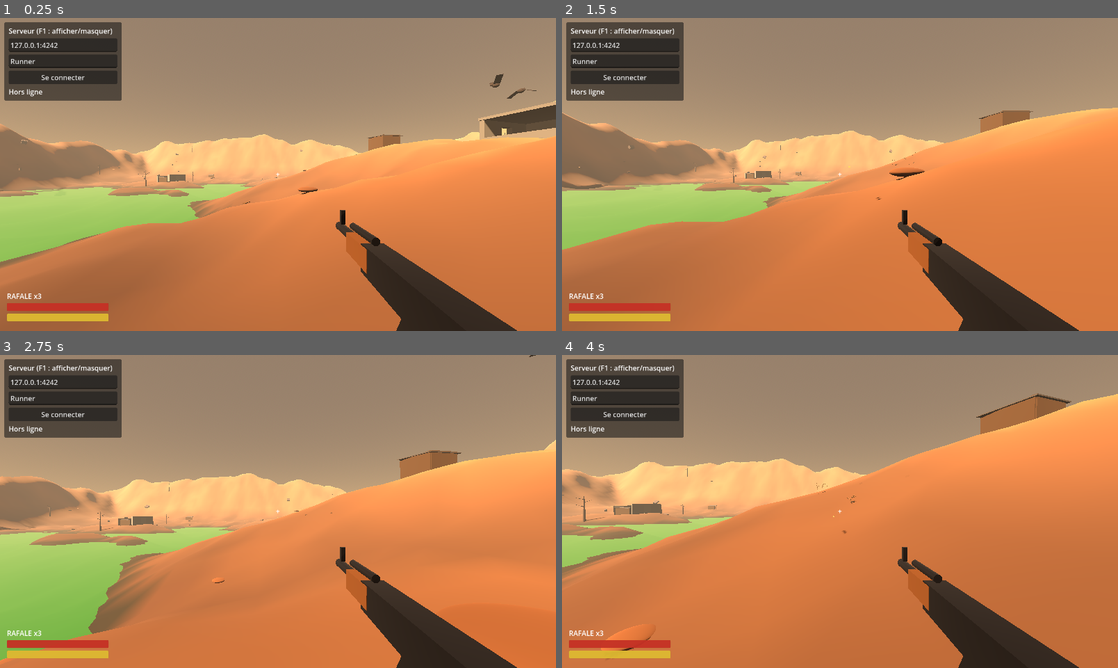
Above: before the commit, frames 1-4 (two rows, left to right).
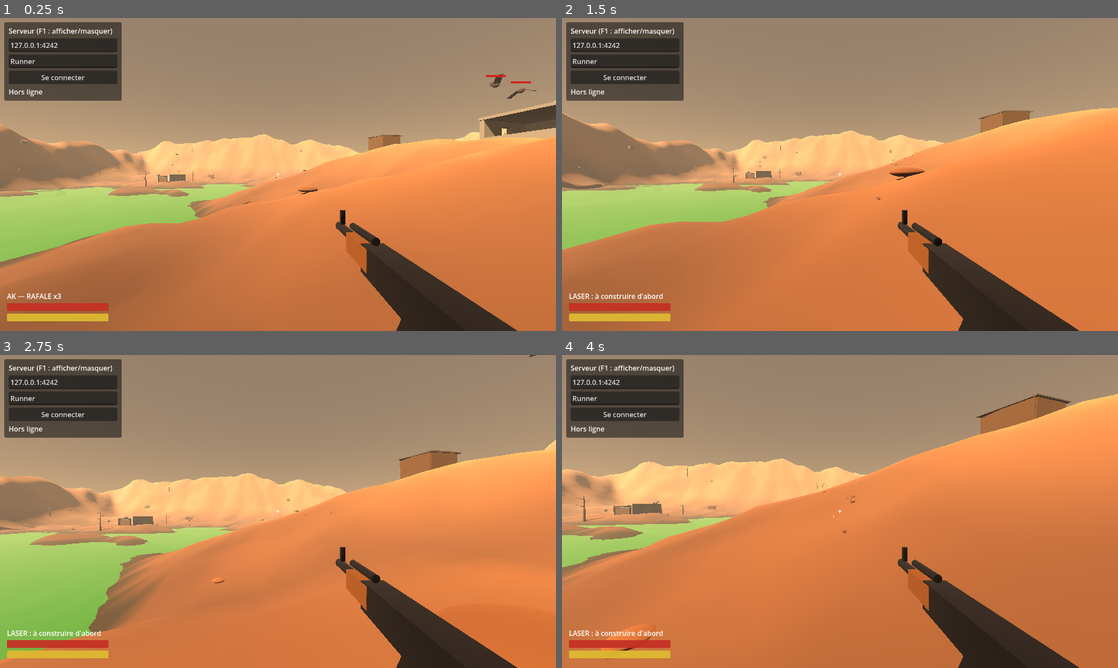
Above: after the commit, the same moments.

Repository: MauryLoic/Terminal_City
Game: Godot game, scene res://scenes/main.tscn
Same seed, same stepped clock (60 frames per second), same inputs: the game is played once before the commit and once after it.
Inputs (mouse positions are in pixels of both pictures, inside the frame that each line leads up to):
- Up to frame 1 (0.25 s): no input
- Up to frame 2 (1.5 s): tap Enter at 0.5 s; move the mouse to (867, 174) at 0.52 s; hold W from 0.53 s (still down); tap 1 at 0.6 s; click (867, 174) at 0.67 s; tap Space at 0.77, 1.07 s; tap 2 at 0.8, 1.35 s; move the mouse to (812, 174) at 1.27 s; click (812, 174) at 1.42 s
- Up to frame 3 (2.75 s): keep holding W; tap Space at 1.52, 1.82 s; tap 1 at 1.55, 2.1 s; move the mouse to (289, 505) at 2.02 s; click (289, 505) at 2.17 s; tap 2 at 2.3 s
- Up to frame 4 (4 s): keep holding W; move the mouse to (834, 517) at 2.77 s; tap 2 at 2.85, 3.8 s; click (834, 517) at 2.92 s; tap Space at 3.02, 3.32, 3.77 s; tap 1 at 3.05 s; move the mouse to (878, 514) at 3.52 s; tap E at 3.6 s; click (878, 514) at 3.67 s

The runs differ from the first frame. In frame 1, 0.2% of the frame differs, in the area x 1-96%, y 18-90%; in frame 2, 0.2%, in the area x 1-19%, y 88-90%; in frame 3, 0.2%; in frame 4, 0.2%.

Commit message:
feat: pistolet laser craftable, loot au sol, barres de vie des mobs
- Construction : le pistolet laser artisanal remplace l'AK (slots 0-5)
- Armes : touches 1/2 pour AK <-> laser ; rayon rouge persistant 3 s
  avec cooldown, dégâts x3 modulés par le lock, son de rayon synthétisé
- Objets jetés : posés au sol, re-ramassables, despawn 30 s
- Corps des mobs : 60 s au sol (5 s après loot)
- Barres de vie flottantes au-dessus des chauves-souris
- Refactor : résolveur d'impacts partagé (hit_effects.gd)

Diff:
--- a/scenes/player.tscn
+++ b/scenes/player.tscn
@@ -1,9 +1,11 @@
-[gd_scene load_steps=9 format=3]
+[gd_scene load_steps=11 format=3]
 
 [ext_resource type="Script" path="res://scripts/player.gd" id="1_player"]
 [ext_resource type="PackedScene" path="res://scenes/ak47.tscn" id="2_ak"]
 [ext_resource type="PackedScene" path="res://scenes/private_eye.tscn" id="3_monk"]
 [ext_resource type="Script" path="res://scripts/target_reticle.gd" id="4_reticle"]
+[ext_resource type="Script" path="res://scripts/laser_pistol.gd" id="5_laser"]
+[ext_resource type="Script" path="res://scripts/mob_health_bars.gd" id="6_mobbars"]
 
 [sub_resource type="CapsuleShape3D" id="CapsuleShape3D_body"]
 radius = 0.35
@@ -48,6 +50,11 @@
 
 [node name="Gun" parent="Camera3D" instance=ExtResource("2_ak")]
 transform = Transform3D(1, 0, 0, 0, 1, 0, 0, 0, 1, 0.25, -0.22, -0.35)
+
+[node name="LaserGun" type="Node3D" parent="Camera3D"]
+transform = Transform3D(1, 0, 0, 0, 1, 0, 0, 0, 1, 0.22, -0.2, -0.4)
+visible = false
+script = ExtResource("5_laser")
 
 [node name="SpringArm3D" type="SpringArm3D" parent="Camera3D"]
 transform = Transform3D(1, 0, 0, 0, 1, 0, 0, 0, 1, 0.4, 0.3, 0)
@@ -112,4 +119,10 @@
 offset_top = -92.0
 offset_right = 250.0
 offset_bottom = -70.0
-text = "RAFALE x3"
+text = "AK — RAFALE x3"
+
+[node name="MobBars" type="Control" parent="HUD"]
+anchor_right = 1.0
+anchor_bottom = 1.0
+mouse_filter = 2
+script = ExtResource("6_mobbars")
--- a/scripts/bat.gd
+++ b/scripts/bat.gd
@@ -33,6 +33,7 @@
 	add_to_group("bat")
 	set_meta("mat", "flesh")
 	set_meta("hp", 5.0)
+	set_meta("hp_max", 5.0)
 	set_meta("debris_color", Color(0.25, 0.18, 0.16))
 	set_meta("debris_count", 8)
 	set_meta("debris_size", 0.1)
--- a/scripts/bullet.gd
+++ b/scripts/bullet.gd
@@ -3,8 +3,7 @@
 ## (le raycast a déjà déterminé la cible), puis déclenche l'effet d'impact.
 
 const SPEED := 70.0
-const ImpactScript := preload("res://scripts/impact.gd")
-const DebrisScript := preload("res://scripts/debris.gd")
+const HitEffects := preload("res://scripts/hit_effects.gd")
 
 var damage := 1.0   # dégâts de cette balle (réduits sans lock de visée)
 
@@ -62,48 +61,12 @@
 
 
 func _on_arrive() -> void:
-	# Impact réel uniquement si le raycast avait touché quelque chose
+	# Impact réel uniquement si le raycast avait touché quelque chose.
+	# L'objet visé a pu être détruit pendant le vol de la balle : une
+	# référence libérée ne passe pas le contrôle de type de resolve(),
+	# on la remplace donc par null AVANT l'appel.
 	if _normal != Vector3.ZERO:
-		var mat_type := "dirt"
-		if is_instance_valid(_collider):
-			# Matériau de l'objet (défini par world_gen) -> visuel d'impact
-			if _collider.has_meta("mat"):
-				mat_type = _collider.get_meta("mat")
-			# Poussée physique : la vitesse résultante dépend de la masse
-			if _collider is RigidBody3D:
-				_collider.apply_central_impulse(_impulse)
-			# Dégâts : les objets avec des PV finissent par être détruits
-			if _collider.has_meta("hp"):
-				if _collider.has_method("on_hit"):
-					_collider.on_hit()
-				var hp: float = _collider.get_meta("hp") - damage
-				if hp <= 0.0:
-					_destroy(_collider)
-				else:
-					_collider.set_meta("hp", hp)
-
-		var impact := ImpactScript.new()
-		impact.setup(_target, _normal, mat_type)
-		# Attacher l'impact au corps touché pour que la marque suive les objets
-		var parent: Node = get_tree().current_scene
-		if is_instance_valid(_collider) and _collider is Node3D \
-				and not _collider.is_queued_for_deletion():
-			parent = _collider
-		parent.add_child(impact)
+		if not is_instance_valid(_collider):
+			_collider = null
+		HitEffects.resolve(self, _collider, _target, _normal, damage, _impulse)
 	queue_free()
-
-
-## Destruction : gerbe de fragments de la couleur de l'objet, puis
-## suppression de l'objet.
-func _destroy(obj: Node3D) -> void:
-	var debris := DebrisScript.new()
-	debris.color = obj.get_meta("debris_color", Color(0.5, 0.4, 0.3))
-	debris.count = int(obj.get_meta("debris_count", 8))
-	debris.piece_size = float(obj.get_meta("debris_size", 0.15))
-	debris.position = obj.global_position
-	get_tree().current_scene.add_child(debris)
-	Sfx.play_explosion(obj.global_position)
-	# Hook pour les objets à logique de mort (loot, signal de respawn...)
-	if obj.has_method("on_destroyed"):
-		obj.on_destroyed()
-	obj.queue_free()
--- a/scripts/corpse.gd
+++ b/scripts/corpse.gd
@@ -14,7 +14,7 @@
 	["junk", 20],
 ]
 const LOOT_RANGE := 2.6
-const LIFE_UNLOOTED := 15.0
+const LIFE_UNLOOTED := 60.0
 const LIFE_AFTER_LOOT := 5.0
 
 var loot := {}
--- a/scripts/craft_ui.gd
+++ b/scripts/craft_ui.gd
@@ -7,7 +7,7 @@
 
 const RECIPES := [
 	{
-		"nom": "AK-47 artisanale",
+		"nom": "Pistolet laser artisanal",
 		"compos": {"compo_canon": 1, "compo_mecanisme": 1, "compo_chassis": 1},
 		"chance": 0.65,
 		"type": "arme",
@@ -104,8 +104,8 @@
 		match r.type:
 			"arme":
 				var slots := _weighted(SLOT_WEIGHTS)
-				Inventory.add_item("ak_slots_%d" % slots)
-				result_label.text = "Réussite ! AK-47 artisanale [%d slot%s]" \
+				Inventory.add_item("laser_slots_%d" % slots)
+				result_label.text = "Réussite ! Pistolet laser [%d slot%s] — touche 2 pour l'équiper" \
 						% [slots, "s" if slots > 1 else ""]
 			"soin":
 				var roll := randf()
--- /dev/null
+++ b/scripts/dropped_item.gd
@@ -0,0 +1,61 @@
+extends Area3D
+## Objet jeté de l'inventaire : posé au sol devant le joueur, il reste
+## 30 secondes puis disparaît. Re-ramassable en marchant dessus, après
+## un court délai (sinon on le reprendrait instantanément en le jetant).
+
+const LIFETIME := 30.0
+const PICKUP_DELAY := 1.5
+
+var item_id := "junk"
+
+var _t := 0.0
+var _base_y := 0.0
+
+
+func _ready() -> void:
+	var world := get_tree().current_scene.get_node_or_null("World")
+	if world:
+		global_position.y = world.get_height(global_position.x, global_position.z) + 0.4
+	_base_y = global_position.y
+
+	var cs := CollisionShape3D.new()
+	var sp := SphereShape3D.new()
+	sp.radius = 0.6
+	cs.shape = sp
+	add_child(cs)
+
+	var mi := MeshInstance3D.new()
+	var bm := BoxMesh.new()
+	bm.size = Vector3(0.24, 0.18, 0.24)
+	var mat := StandardMaterial3D.new()
+	mat.albedo_color = Color(0.55, 0.5, 0.4)
+	bm.material = mat
+	mi.mesh = bm
+	add_child(mi)
+
+	# Nom de l'objet flottant au-dessus (récupéré depuis l'inventaire)
+	var label := Label3D.new()
+	var inv := get_tree().get_first_node_in_group("inventory_ui")
+	label.text = str(inv._item_def(item_id).get("short", item_id)) if inv else item_id
+	label.billboard = BaseMaterial3D.BILLBOARD_ENABLED
+	label.font_size = 32
+	label.outline_size = 8
+	label.position.y = 0.55
+	add_child(label)
+
+	body_entered.connect(_on_body)
+	get_tree().create_timer(LIFETIME).timeout.connect(queue_free)
+
+
+func _process(delta: float) -> void:
+	_t += delta
+	rotation.y += delta * 1.5
+	global_position.y = _base_y + sin(_t * 2.0) * 0.06 + 0.08
+
+
+func _on_body(body: Node3D) -> void:
+	if _t < PICKUP_DELAY:
+		return
+	if body.is_in_group("player"):
+		Inventory.add_item(item_id)
+		queue_free()
--- /dev/null
+++ b/scripts/hit_effects.gd
@@ -0,0 +1,49 @@
+extends Object
+## Résolution commune des impacts d'armes (balles ET rayons laser) :
+## matériau -> visuel d'impact, poussée physique, dégâts, destruction.
+## Utilisé par bullet.gd et laser_beam.gd pour ne pas dupliquer la logique.
+
+const ImpactScript := preload("res://scripts/impact.gd")
+const DebrisScript := preload("res://scripts/debris.gd")
+
+
+static func resolve(ctx: Node, collider: Object, point: Vector3, normal: Vector3, damage: float, impulse: Vector3) -> void:
+	# Un objet queue_free() reste "valide" jusqu'à la fin de la frame :
+	# sans ce test, deux balles d'une même rafale peuvent détruire deux
+	# fois le même objet (double corps, double signal de respawn...).
+	var alive := is_instance_valid(collider) \
+			and not (collider is Node and collider.is_queued_for_deletion())
+	var mat_type := "dirt"
+	if alive:
+		if collider.has_meta("mat"):
+			mat_type = collider.get_meta("mat")
+		if collider is RigidBody3D:
+			collider.apply_central_impulse(impulse)
+		if collider.has_meta("hp"):
+			if collider.has_method("on_hit"):
+				collider.on_hit()
+			var hp: float = collider.get_meta("hp") - damage
+			if hp <= 0.0:
+				_destroy_object(ctx, collider)
+			else:
+				collider.set_meta("hp", hp)
+
+	var impact := ImpactScript.new()
+	impact.setup(point, normal, mat_type)
+	var parent: Node = ctx.get_tree().current_scene
+	if alive and collider is Node3D and not collider.is_queued_for_deletion():
+		parent = collider
+	parent.add_child(impact)
+
+
+static func _destroy_object(ctx: Node, obj: Node3D) -> void:
+	var debris := DebrisScript.new()
+	debris.color = obj.get_meta("debris_color", Color(0.5, 0.4, 0.3))
+	debris.count = int(obj.get_meta("debris_count", 8))
+	debris.piece_size = float(obj.get_meta("debris_size", 0.15))
+	debris.position = obj.global_position
+	ctx.get_tree().current_scene.add_child(debris)
+	Sfx.play_explosion(obj.global_position)
+	if obj.has_method("on_destroyed"):
+		obj.on_destroyed()
+	obj.queue_free()
--- a/scripts/inventory_ui.gd
+++ b/scripts/inventory_ui.gd
@@ -16,6 +16,8 @@
 	"medkit_moyen": {"short": "Soin M", "label": "Trousse de soin M (+40 PV)", "heal": 40.0},
 	"medkit_grand": {"short": "Soin L", "label": "Trousse de soin L (+60 PV)", "heal": 60.0},
 }
+
+const DroppedItemScript := preload("res://scripts/dropped_item.gd")
 
 @onready var grid: GridContainer = $Center/Panel/VBox/Grid
 
@@ -52,6 +54,12 @@
 			"short": "AK [%d]" % n,
 			"label": "AK-47 artisanale — %d slot%s d'amélioration" % [n, "s" if n > 1 else ""],
 		}
+	if id.begins_with("laser_slots_"):
+		var n := int(id.trim_prefix("laser_slots_"))
+		return {
+			"short": "Laser [%d]" % n,
+			"label": "Pistolet laser artisanal — %d slot%s d'amélioration (touche 2 pour l'équiper)" % [n, "s" if n > 1 else ""],
+		}
 	return {"short": id, "label": id}
 
 
@@ -84,13 +92,26 @@
 			player.heal(d.heal)
 
 
-## Clic droit : jeter une unité de l'objet (junk ou autre).
+## Clic droit : jeter une unité de l'objet — elle apparaît au sol devant
+## le joueur, reste 30 s (re-ramassable) puis disparaît.
 func _on_slot_gui_input(event: InputEvent, i: int) -> void:
 	if event is InputEventMouseButton and event.pressed \
 			and event.button_index == MOUSE_BUTTON_RIGHT:
 		var ids := Inventory.items.keys()
-		if i < ids.size():
-			Inventory.remove_item(ids[i])
+		if i < ids.size() and Inventory.remove_item(ids[i]):
+			_spawn_drop(ids[i])
+
+
+func _spawn_drop(id: String) -> void:
+	var player := get_tree().get_first_node_in_group("player")
+	if player == null:
+		return
+	var drop := Area3D.new()
+	drop.set_script(DroppedItemScript)
+	drop.item_id = id
+	drop.position = player.global_position \
+			- player.global_transform.basis.z * 1.3 + Vector3(0, 0.5, 0)
+	get_tree().current_scene.add_child(drop)
 
 
 func _on_craft_pressed() -> void:
--- /dev/null
+++ b/scripts/laser_beam.gd
@@ -0,0 +1,67 @@
+extends Node3D
+## Rayon laser : dégâts instantanés à l'impact (hitscan), puis le rayon
+## rouge lumineux reste visible 3 secondes en s'évanouissant — on ne
+## peut retirer qu'une fois le rayon dissipé (cooldown géré par player.gd).
+
+const HitEffects := preload("res://scripts/hit_effects.gd")
+const DURATION := 3.0
+
+var damage := 3.0
+
+var _from: Vector3
+var _to: Vector3
+var _normal := Vector3.ZERO
+var _collider: Object = null
+
+
+func setup(from: Vector3, to: Vector3, normal: Vector3, collider: Object, dmg: float) -> void:
+	_from = from
+	_to = to
+	_normal = normal
+	_collider = collider
+	damage = dmg
+
+
+func _ready() -> void:
+	# Dégâts immédiats : le rayon est instantané, seul le visuel persiste
+	if _normal != Vector3.ZERO:
+		if not is_instance_valid(_collider):
+			_collider = null
+		var dir := (_to - _from).normalized()
+		HitEffects.resolve(self, _collider, _to, _normal, damage, dir * 6.0)
+
+	# Visuel : cylindre rouge émissif tendu du canon au point d'impact
+	var dist := _from.distance_to(_to)
+	var mesh := MeshInstance3D.new()
+	var cyl := CylinderMesh.new()
+	cyl.top_radius = 0.02
+	cyl.bottom_radius = 0.02
+	cyl.height = dist
+	var mat := StandardMaterial3D.new()
+	mat.albedo_color = Color(1.0, 0.15, 0.1, 0.9)
+	mat.transparency = BaseMaterial3D.TRANSPARENCY_ALPHA
+	mat.emission_enabled = true
+	mat.emission = Color(1.0, 0.1, 0.05)
+	mat.emission_energy_multiplier = 3.0
+	mat.shading_mode = BaseMaterial3D.SHADING_MODE_UNSHADED
+	cyl.material = mat
+	mesh.mesh = cyl
+	add_child(mesh)
+
+	global_position = (_from + _to) * 0.5
+	global_transform.basis = _basis_y((_to - _from).normalized())
+
+	# Fondu progressif sur toute la durée, puis disparition
+	var tw := create_tween()
+	tw.tween_property(mat, "albedo_color:a", 0.0, DURATION)
+	tw.parallel().tween_property(mat, "emission_energy_multiplier", 0.0, DURATION)
+	get_tree().create_timer(DURATION).timeout.connect(queue_free)
+
+
+func _basis_y(y_dir: Vector3) -> Basis:
+	var helper := Vector3.FORWARD
+	if absf(y_dir.dot(helper)) > 0.9:
+		helper = Vector3.RIGHT
+	var x := y_dir.cross(helper).normalized()
+	var z := x.cross(y_dir)
+	return Basis(x, y_dir, z)
--- /dev/null
+++ b/scripts/laser_pistol.gd
@@ -0,0 +1,62 @@
+extends Node3D
+## Pistolet laser artisanal (viewmodel) : corps compact métallique,
+## canon fin, émetteur rouge lumineux au bout. Canon vers -Z.
+## Un Marker3D "Muzzle" marque la sortie du rayon.
+
+
+func _ready() -> void:
+	var metal := StandardMaterial3D.new()
+	metal.albedo_color = Color(0.28, 0.29, 0.32)
+	metal.roughness = 0.4
+	metal.metallic = 0.6
+	var dark := StandardMaterial3D.new()
+	dark.albedo_color = Color(0.1, 0.1, 0.12)
+	var glow := StandardMaterial3D.new()
+	glow.albedo_color = Color(1.0, 0.2, 0.12)
+	glow.emission_enabled = true
+	glow.emission = Color(1.0, 0.12, 0.06)
+	glow.emission_energy_multiplier = 2.0
+	glow.shading_mode = BaseMaterial3D.SHADING_MODE_UNSHADED
+
+	_box(metal, Vector3(0.06, 0.08, 0.24), Vector3(0, 0, -0.06))                       # corps
+	_box(dark, Vector3(0.04, 0.1, 0.05), Vector3(0, -0.08, 0.03), Vector3(0.3, 0, 0))  # poignée
+	_cyl(metal, 0.016, 0.18, Vector3(0, 0.01, -0.27))                                  # canon
+	_box(metal, Vector3(0.05, 0.02, 0.1), Vector3(0, 0.055, -0.1))                     # rail
+
+	var tip := MeshInstance3D.new()                                                    # émetteur
+	var sm := SphereMesh.new()
+	sm.radius = 0.02
+	sm.height = 0.04
+	sm.material = glow
+	tip.mesh = sm
+	tip.position = Vector3(0, 0.01, -0.37)
+	add_child(tip)
+
+	var m := Marker3D.new()
+	m.name = "Muzzle"
+	m.position = Vector3(0, 0.01, -0.38)
+	add_child(m)
+
+
+func _box(mat: StandardMaterial3D, size: Vector3, pos: Vector3, rot := Vector3.ZERO) -> void:
+	var mi := MeshInstance3D.new()
+	var mesh := BoxMesh.new()
+	mesh.size = size
+	mesh.material = mat
+	mi.mesh = mesh
+	mi.position = pos
+	mi.rotation = rot
+	add_child(mi)
+
+
+func _cyl(mat: StandardMaterial3D, r: float, h: float, pos: Vector3) -> void:
+	var mi := MeshInstance3D.new()
+	var mesh := CylinderMesh.new()
+	mesh.top_radius = r
+	mesh.bottom_radius = r
+	mesh.height = h
+	mesh.material = mat
+	mi.mesh = mesh
+	mi.position = pos
+	mi.rotation.x = PI / 2
+	add_child(mi)
--- /dev/null
+++ b/scripts/mob_health_bars.gd
@@ -0,0 +1,36 @@
+extends Control
+## Barres de vie flottantes des mobs : projetées à l'écran au-dessus de
+## chaque chauve-souris (fond sombre + remplissage rouge selon les PV).
+
+const BAR_W := 46.0
+const BAR_H := 5.0
+const MAX_DIST := 60.0
+
+
+func _ready() -> void:
+	mouse_filter = Control.MOUSE_FILTER_IGNORE
+
+
+func _process(_delta: float) -> void:
+	queue_redraw()
+
+
+func _draw() -> void:
+	var cam := get_viewport().get_camera_3d()
+	if cam == null:
+		return
+	for b in get_tree().get_nodes_in_group("bat"):
+		if not (b is Node3D) or not b.has_meta("hp"):
+			continue
+		var world_pos: Vector3 = b.global_position + Vector3(0, 1.0, 0)
+		if cam.is_position_behind(world_pos):
+			continue
+		if cam.global_position.distance_to(world_pos) > MAX_DIST:
+			continue
+		var p := cam.unproject_position(world_pos)
+		var hp: float = b.get_meta("hp")
+		var hp_max: float = b.get_meta("hp_max", 5.0)
+		var ratio := clampf(hp / hp_max, 0.0, 1.0)
+		var tl := p - Vector2(BAR_W * 0.5, BAR_H * 0.5)
+		draw_rect(Rect2(tl, Vector2(BAR_W, BAR_H)), Color(0, 0, 0, 0.55))
+		draw_rect(Rect2(tl, Vector2(BAR_W * ratio, BAR_H)), Color(0.85, 0.15, 0.12, 0.95))
--- a/scripts/player.gd
+++ b/scripts/player.gd
@@ -23,7 +23,11 @@
 const POISON_DPS := 6.0            # dégâts/s dans l'eau toxique
 const WATER_LEVEL := -1.1
 
+const LASER_DAMAGE := 3.0     # dégâts du rayon (= 3 balles lockées)
+const LASER_COOLDOWN := 3.0   # le rayon reste visible 3 s avant le tir suivant
+
 const BulletScript := preload("res://scripts/bullet.gd")
+const LaserBeamScript := preload("res://scripts/laser_beam.gd")
 
 @onready var camera: Camera3D = $Camera3D
 @onready var ray: RayCast3D = $Camera3D/RayCast3D
@@ -35,6 +39,8 @@
 @onready var health_bar: ProgressBar = $HUD/Bars/HealthBar
 @onready var stamina_bar: ProgressBar = $HUD/Bars/StaminaBar
 @onready var reticle: Control = $HUD/Reticle
+@onready var fire_mode_label: Label = $HUD/FireMode
+@onready var laser_gun: Node3D = $Camera3D/LaserGun
 
 var health := MAX_HEALTH
 var stamina := MAX_STAMINA
@@ -45,6 +51,10 @@
 var _crouch_toggled := false
 var _can_sprint := true
 var _fire_cd := 0.0
+enum Weapon { AK, LASER }
+
+var weapon: int = Weapon.AK
+var _laser_cd := 0.0
 var _burst_left := 0
 var _prev_fire_pressed := false
 var _lock := 0.0                 # progression du lock de visée (0..1)
@@ -56,6 +66,7 @@
 	ray.add_exception(self)
 	spring_arm.add_excluded_object(get_rid())
 	Input.set_mouse_mode(Input.MOUSE_MODE_CAPTURED)
+	_update_weapon_ui()
 
 
 func _unhandled_input(event: InputEvent) -> void:
@@ -74,6 +85,20 @@
 	if event is InputEventKey and event.pressed and not event.echo \
 			and event.physical_keycode == KEY_C:
 		_crouch_toggled = not _crouch_toggled
+
+	# 1 / 2 : changement d'arme (le laser doit avoir été construit)
+	if event is InputEventKey and event.pressed and not event.echo:
+		if event.physical_keycode == KEY_1 and weapon != Weapon.AK:
+			weapon = Weapon.AK
+			Sfx.play_click()
+			_update_weapon_ui()
+		elif event.physical_keycode == KEY_2 and weapon != Weapon.LASER:
+			if _owns_laser():
+				weapon = Weapon.LASER
+				Sfx.play_click()
+				_update_weapon_ui()
+			else:
+				fire_mode_label.text = "LASER : à construire d'abord"
 
 
 	# Echap : libérer / recapturer la souris
@@ -176,17 +201,23 @@
 	reticle.target = aimed
 	reticle.lock_ratio = _lock
 
-	# Tir : uniquement par rafales de 3 balles (un clic = une rafale)
+	# Tir : AK en rafales de 3, ou laser (un rayon puis 3 s d'attente)
 	_fire_cd = maxf(_fire_cd - delta, 0.0)
+	_laser_cd = maxf(_laser_cd - delta, 0.0)
 	var fire_pressed := Input.is_mouse_button_pressed(MOUSE_BUTTON_LEFT) \
 			and Input.get_mouse_mode() == Input.MOUSE_MODE_CAPTURED
-	if fire_pressed and not _prev_fire_pressed \
-			and _burst_left == 0 and _fire_cd == 0.0:
-		_burst_left = 3
-	if _burst_left > 0 and _fire_cd == 0.0:
-		_burst_left -= 1
-		_fire_cd = (1.0 / FIRE_RATE) if _burst_left > 0 else 0.35
-		_shoot()
+	if weapon == Weapon.AK:
+		if fire_pressed and not _prev_fire_pressed \
+				and _burst_left == 0 and _fire_cd == 0.0:
+			_burst_left = 3
+		if _burst_left > 0 and _fire_cd == 0.0:
+			_burst_left -= 1
+			_fire_cd = (1.0 / FIRE_RATE) if _burst_left > 0 else 0.35
+			_shoot()
+	else:
+		if fire_pressed and not _prev_fire_pressed and _laser_cd == 0.0:
+			_laser_cd = LASER_COOLDOWN
+			_shoot_laser()
 	_prev_fire_pressed = fire_pressed
 
 
@@ -240,7 +271,7 @@
 func _toggle_view() -> void:
 	third_person = not third_person
 	visual.visible = third_person
-	fp_gun.visible = not third_person
+	_update_viewmodels()
 	if third_person:
 		tp_camera.make_current()
 	else:
@@ -269,3 +300,49 @@
 	Inventory.clear()
 	if spawn_position != Vector3.ZERO:
 		global_position = spawn_position
+
+
+## --- Système d'armes ---
+
+func _owns_laser() -> bool:
+	for id in Inventory.items:
+		if String(id).begins_with("laser_slots_"):
+			return true
+	return false
+
+
+func _update_weapon_ui() -> void:
+	fire_mode_label.text = "AK — RAFALE x3" if weapon == Weapon.AK else "PISTOLET LASER"
+	_update_viewmodels()
+
+
+func _update_viewmodels() -> void:
+	fp_gun.visible = not third_person and weapon == Weapon.AK
+	laser_gun.visible = not third_person and weapon == Weapon.LASER
+
+
+## Tir laser : rayon hitscan précis, gros dégâts, visible 3 secondes.
+func _shoot_laser() -> void:
+	var muzzle: Vector3 = camera.global_transform * Vector3(0.22, -0.2, -0.78)
+	var spread := lerpf(0.02, 0.001, _lock)
+	var ang := randf_range(0.0, TAU)
+	var dev := randf() * spread
+	var b := camera.global_transform.basis
+	var aim_dir := (-b.z + b.x * cos(ang) * dev + b.y * sin(ang) * dev).normalized()
+
+	Sfx.play_laser(muzzle)
+	Net.send_shoot(muzzle, aim_dir)
+
+	var from: Vector3 = camera.global_position
+	var space := get_world_3d().direct_space_state
+	var query := PhysicsRayQueryParameters3D.create(from, from + aim_dir * 120.0)
+	query.exclude = [get_rid()]
+	var hit := space.intersect_ray(query)
+
+	var beam := LaserBeamScript.new()
+	if hit:
+		beam.setup(muzzle, hit.position, hit.normal, hit.collider,
+				LASER_DAMAGE * lerpf(0.5, 1.0, _lock))
+	else:
+		beam.setup(muzzle, from + aim_dir * 120.0, Vector3.ZERO, null, 0.0)
+	get_tree().current_scene.add_child(beam)
--- a/scripts/sfx.gd
+++ b/scripts/sfx.gd
@@ -7,6 +7,7 @@
 var _gunshot: AudioStreamWAV
 var _acid: AudioStreamWAV
 var _click: AudioStreamWAV
+var _laser: AudioStreamWAV
 
 
 func _ready() -> void:
@@ -14,6 +15,12 @@
 	_gunshot = _make_gunshot()
 	_acid = _make_acid()
 	_click = _make_click()
+	_laser = _make_laser()
+
+
+## Tir laser : zap descendant + bourdonnement du rayon qui persiste.
+func play_laser(pos: Vector3) -> void:
+	_play_at(_laser, pos, 12.0, true)
 
 
 ## Clic mécanique (sélecteur de tir) : non positionnel, joué "dans
@@ -162,3 +169,31 @@
 	wav.stereo = false
 	wav.data = data
 	return wav
+
+
+func _make_laser() -> AudioStreamWAV:
+	var rate := 22050
+	var dur := 0.8
+	var n := int(rate * dur)
+	var data := PackedByteArray()
+	data.resize(n * 2)
+	var phase := 0.0
+	var phase2 := 0.0
+	for i in n:
+		var t := float(i) / rate
+		# Zap : balayage rapide vers le grave, onde carrée adoucie
+		var f1 := 250.0 + 1150.0 * exp(-t * 14.0)
+		phase += TAU * f1 / rate
+		var zap := (signf(sin(phase)) * 0.5 + sin(phase) * 0.3) * exp(-t * 7.0)
+		# Bourdonnement du rayon : basse fréquence vibrée, tenue puis fondue
+		var f2 := 160.0 * (1.0 + 0.06 * sin(t * 55.0))
+		phase2 += TAU * f2 / rate
+		var hum := sin(phase2) * 0.35 * clampf(t * 30.0, 0.0, 1.0) * exp(-t * 4.0)
+		var s := zap * 0.7 + hum
+		data.encode_s16(i * 2, int(clampf(s, -1.0, 1.0) * 30000.0))
+	var wav := AudioStreamWAV.new()
+	wav.format = AudioStreamWAV.FORMAT_16_BITS
+	wav.mix_rate = rate
+	wav.stereo = false
+	wav.data = data
+	return wav
Not shown, added: scripts/corpse.gd.uid
Not shown, added: scripts/craft_ui.gd.uid
Not shown, added: scripts/dropped_item.gd.uid
Not shown, added: scripts/hit_effects.gd.uid
Not shown, added: scripts/laser_beam.gd.uid
Not shown, added: scripts/laser_pistol.gd.uid
Not shown, added: scripts/mob_health_bars.gd.uid
